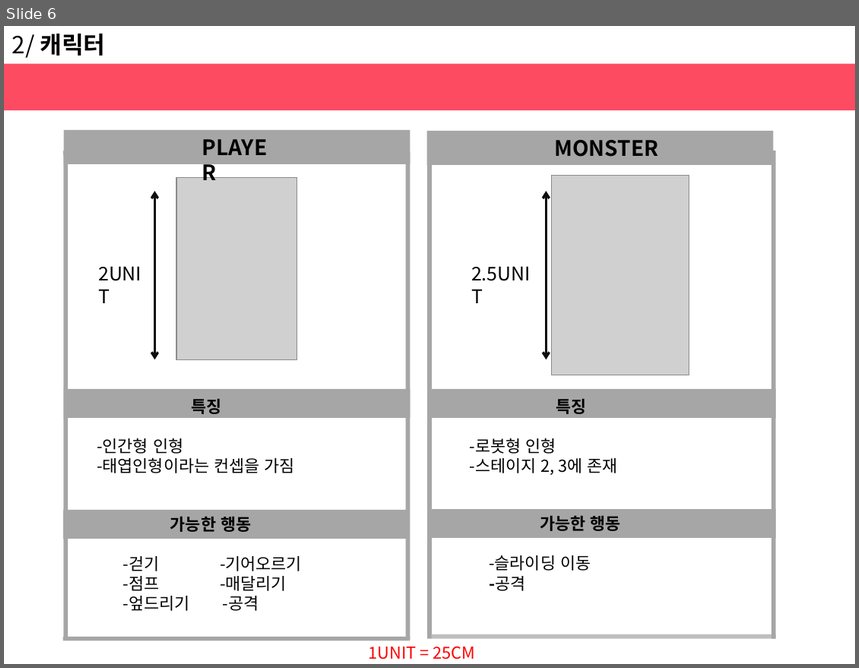
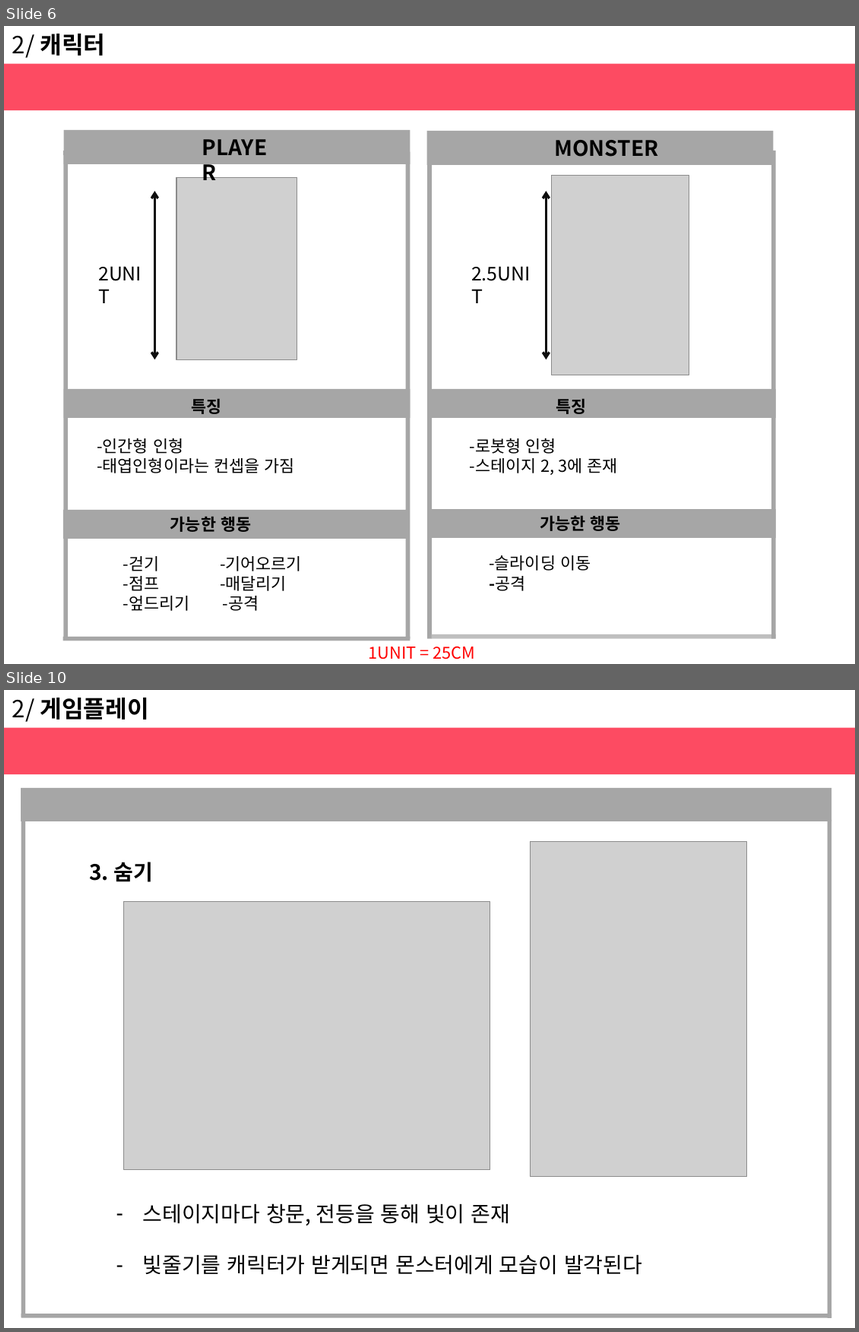
Before and after one commit to haeunjung/Team_Project, a slide deck: 기획문서/게임 제안서.pptx. Shown one above the other, each under a label of ours: slide 6 before the commit, slides 6 and 10 after it; the slides between them are not shown. The pictures are 859x668 and 859x1332 pixels, drawn with LibreOffice and Linux fonts; fonts in the diff are those of the drawing; grey boxes stand for pictures. Boxes give left, top, right and bottom in pixels: in the first picture for what was removed or moved away, otherwise in the second. Text is boxed around its words. In the diff, an @@ line names an element or a change of style, - is before the commit and + after.

Commit message:
11.29
게임 플레이중 주된 포인트가 무엇인지 작성

```diff
--- a/기획문서/게임 제안서.pptx
+++ b/기획문서/게임 제안서.pptx
@@ slide 10 added at [4,690,855,1328], background #FFFFFF @@
@@ text added at [12,698,148,722], 20 pt, text #000000, bold @@
+2/ 게임플레이
@@ rectangle added at [4,727,855,774], fill #FD4B62 @@
@@ rectangle added at [21,788,832,821], fill #A6A6A6 @@
@@ rectangle added at [21,818,25,1317], fill #A6A6A6 @@
@@ rectangle added at [827,819,832,1319], fill #A6A6A6 @@
@@ picture added at [530,841,747,1177] @@
@@ text added at [89,862,153,882], 18 pt, text #000000, bold @@
+3. 숨기
@@ picture added at [124,902,490,1170] @@
@@ text added at [143,1204,642,1275], 18 pt, text #000000 @@
+– 스테이지마다 창문, 전등을 통해 빛이 존재
+– 빛줄기를 캐릭터가 받게되면 몬스터에게 모습이 발각된다
@@ rectangle added at [21,1314,832,1319], fill #A6A6A6 @@
```
Also in this commit, not shown: 2 slides changed, 4 other slides added.
